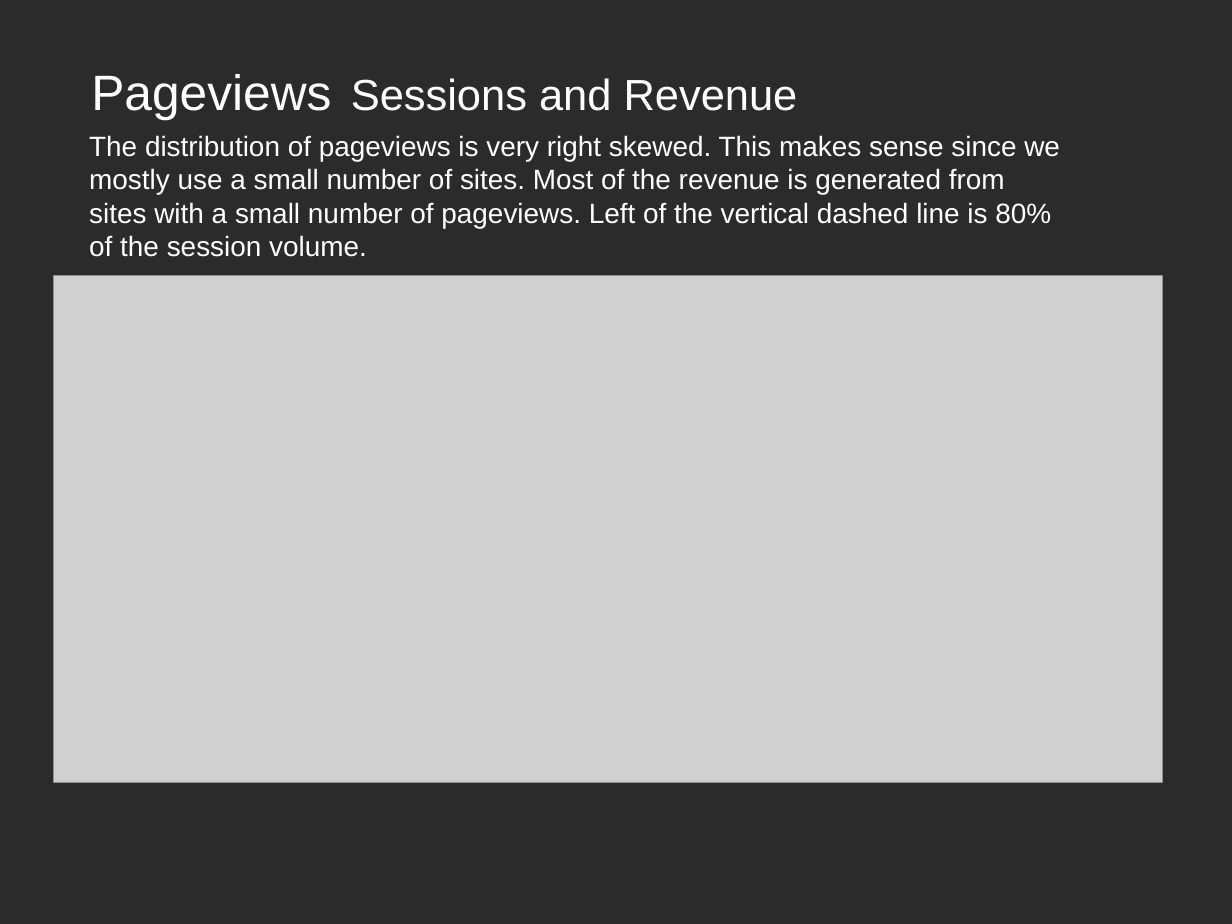
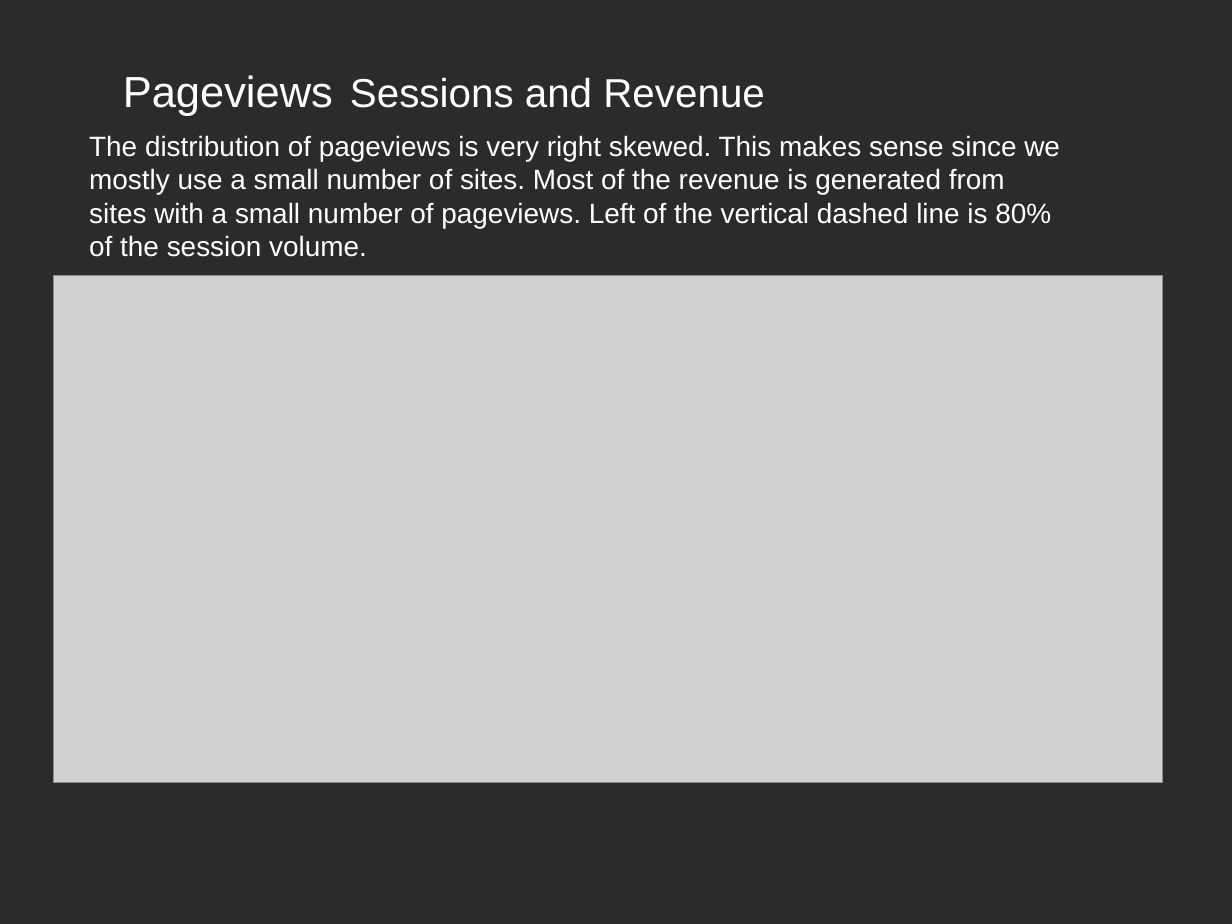
Before and after one commit to ksooklall/CUNY-SPS-Masters-DS, a slide deck: slide 13 of DATA_621/final/gstore_presentation.odp. Drawn at 1232x924 pixels with LibreOffice and Linux fonts; fonts in the diff are those of the drawing; grey boxes stand for pictures; background and template pictures are left out; a plain dark background stands for a picture behind light text. Boxes give left, top, right and bottom in pixels: in the first picture for what was removed or moved away, otherwise in the second. Text is boxed around its words. In the diff, an @@ line names an element or a change of style, - is before the commit and + after.

```diff
--- a/DATA_621/final/gstore_presentation.odp
+++ b/DATA_621/final/gstore_presentation.odp
@@ title "Pageviews Sessions and Revenue" at (123, 75, 765, 116): size 32 to 28 pt in "Pageviews"; size 28 to 26 pt in "Sessions and Revenue" @@
```
Also in this commit, not shown: 1 other slide changed, 2 slides added, 1 slide removed, 3 other files.
